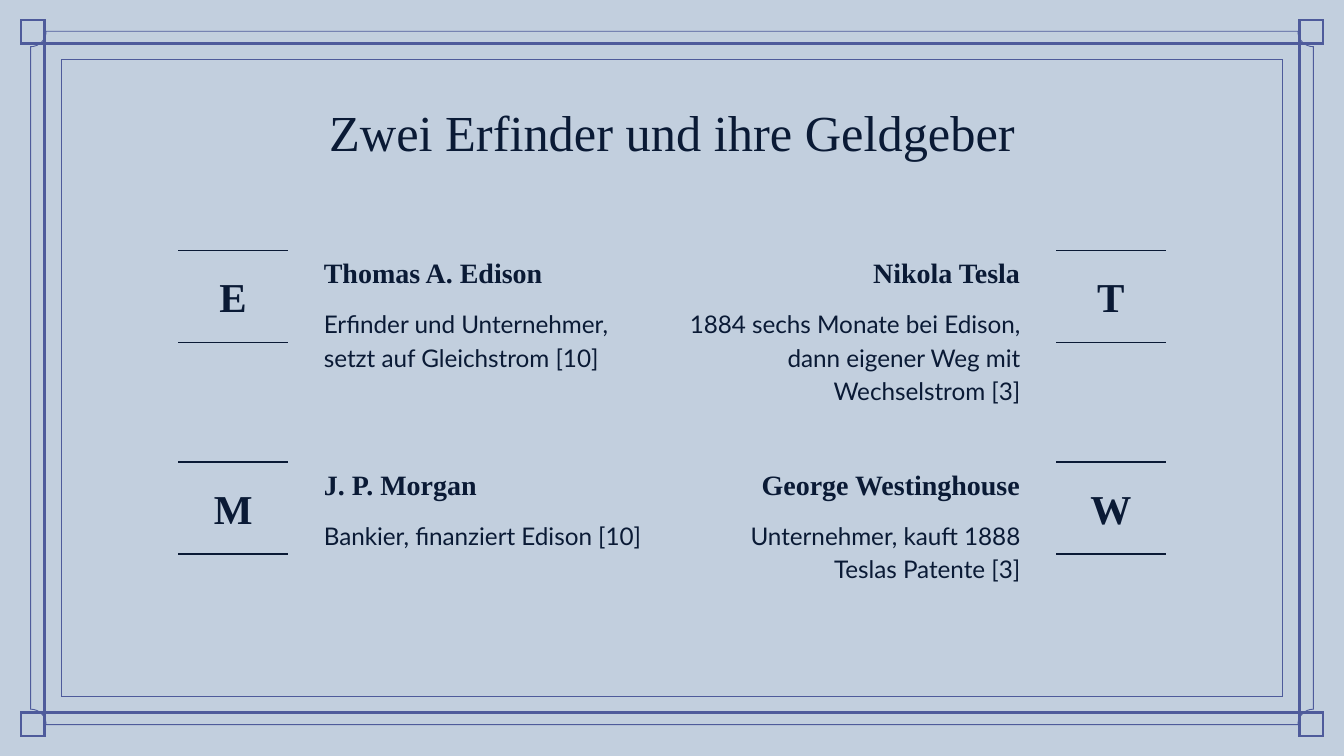
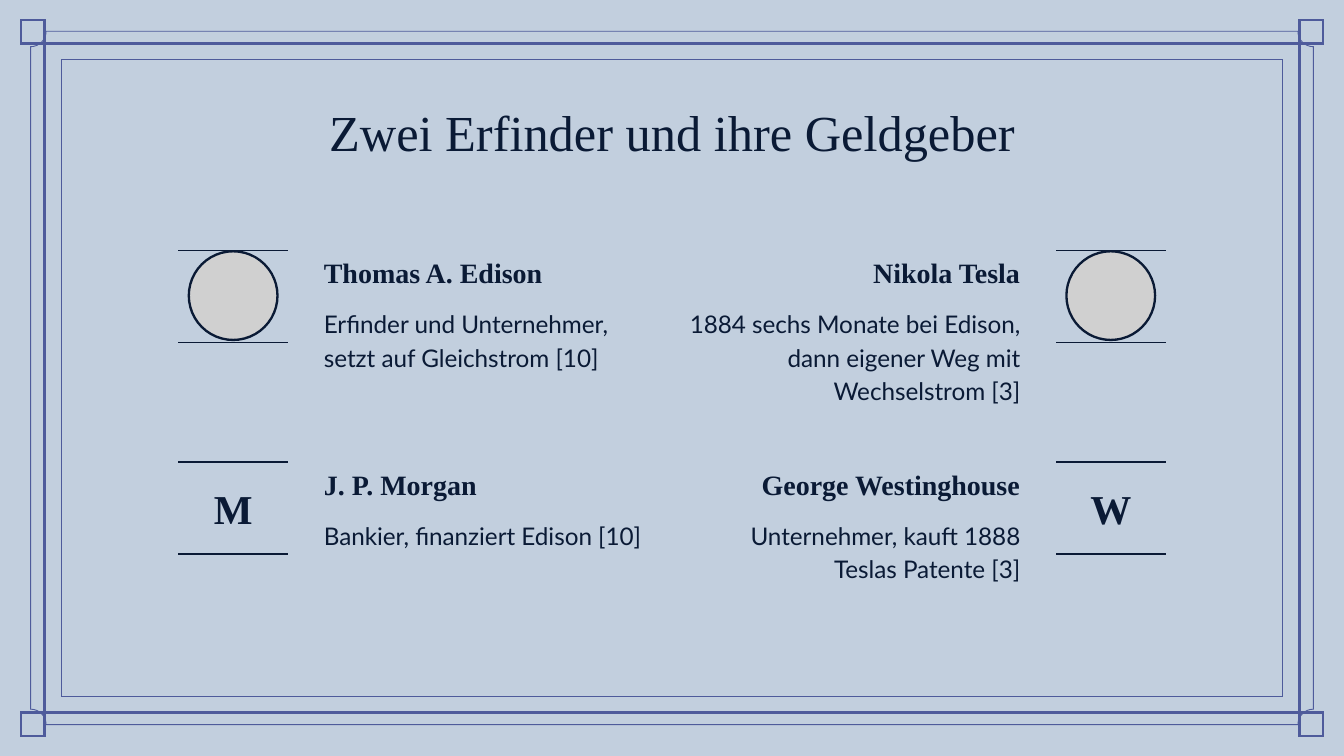
Before and after one commit to simonbruder-hub/Edison_vs_Westinghouse, a slide deck: slide 5 of abgabe/Praesentation_Stromkrieg_Bruder.pptx. Drawn at 1344x756 pixels with LibreOffice and Linux fonts; fonts in the diff are those of the drawing; grey boxes stand for pictures; background and template pictures are left out. Boxes give left, top, right and bottom in pixels: in the first picture for what was removed or moved away, otherwise in the second. Text is boxed around its words. In the diff, an @@ line names an element or a change of style, - is before the commit and + after.

```diff
--- a/abgabe/Praesentation_Stromkrieg_Bruder.pptx
+++ b/abgabe/Praesentation_Stromkrieg_Bruder.pptx
@@ picture added at (190,251,278,340) @@
@@ picture added at (1066,251,1154,340) @@
@@ text removed at (219,285,246,312) @@
-E
@@ text removed at (1097,285,1124,312) @@
-T
```
Also in this commit, not shown: 2 other slides changed, 9 other files.
